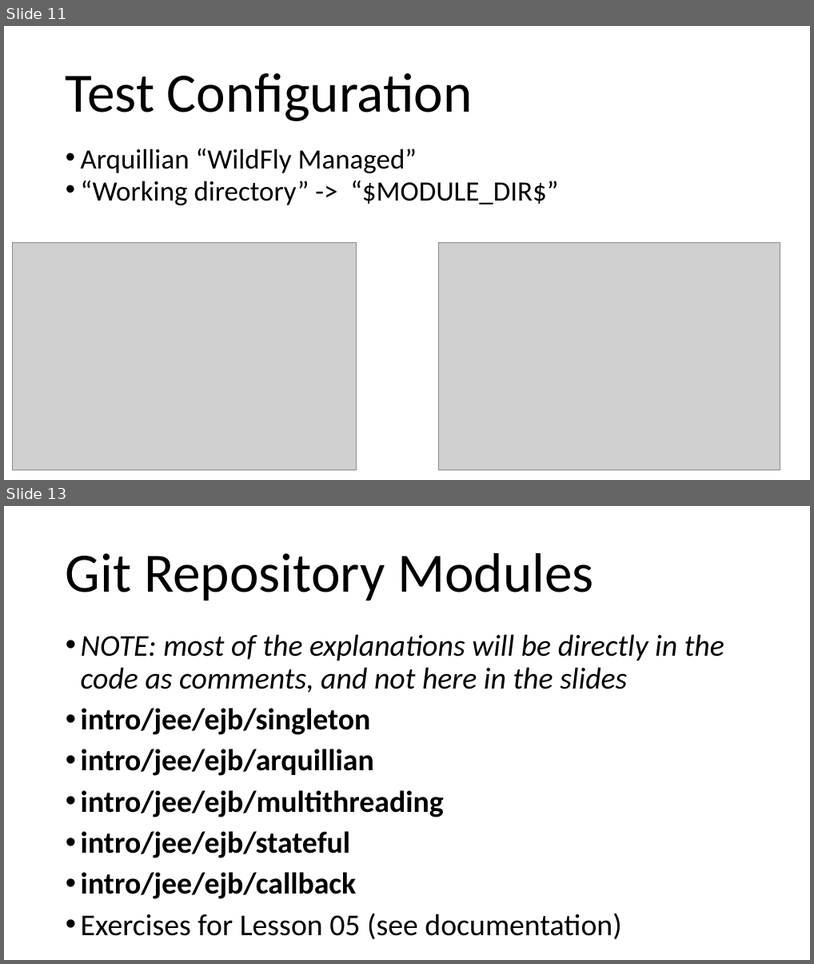
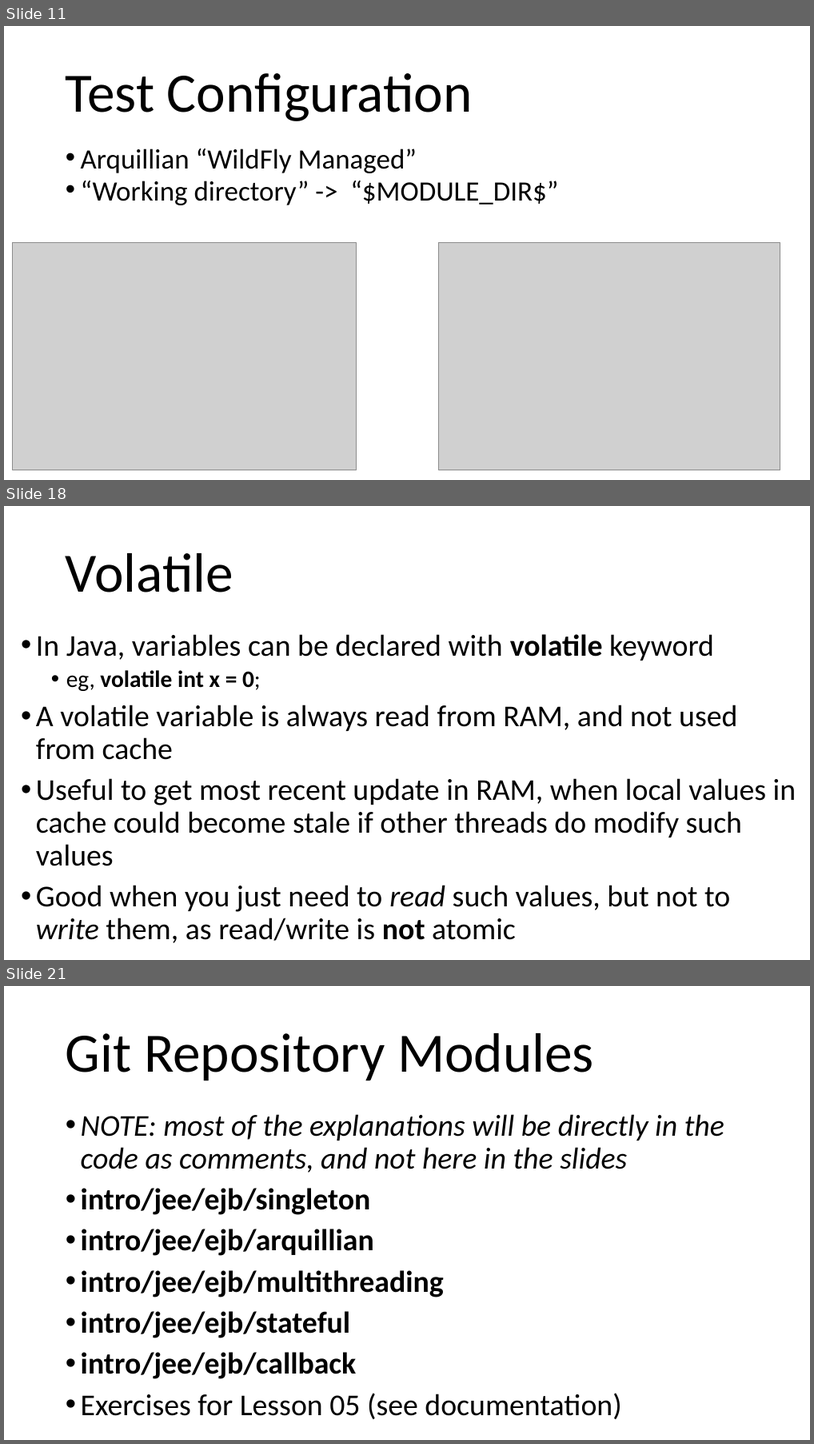
Before and after one commit to arcuri82/testing_security_development_enterprise_systems, a slide deck: doc/intro/slides/lesson_05_ejb.pptx. Shown one above the other, each under a label of ours: slides 11 and 13 before the commit, slides 11, 18 and 21 after it; the slides between them are not shown. The pictures are 814x964 and 814x1444 pixels, drawn with LibreOffice and Linux fonts; fonts in the diff are those of the drawing; grey boxes stand for pictures. Boxes give left, top, right and bottom in pixels: in the first picture for what was removed or moved away, otherwise in the second. Text is boxed around its words. In the diff, an @@ line names an element or a change of style, - is before the commit and + after.

```diff
--- a/doc/intro/slides/lesson_05_ejb.pptx
+++ b/doc/intro/slides/lesson_05_ejb.pptx
@@ slide 18 added at [4,506,810,960], background #FFFFFF @@
@@ title added at [66,553,234,592], 66 pt, text #000000 @@
+Volatile
@@ text added at [36,634,797,943], 36 pt, text #000000 @@
+• In Java, variables can be declared with volatile keyword
+  • eg, volatile int x = 0;
+• A volatile variable is always read from RAM, and not used from cache
+• Useful to get most recent update in RAM, when local values in cache could become stale if other threads do modify such values
+• Good when you just need to read such values, but not to write them, as read/write is not atomic
@@ what was slide 13 is now slide 21 @@
```
Also in this commit, not shown: 1 slide changed, 7 other slides added, 7 other files.
